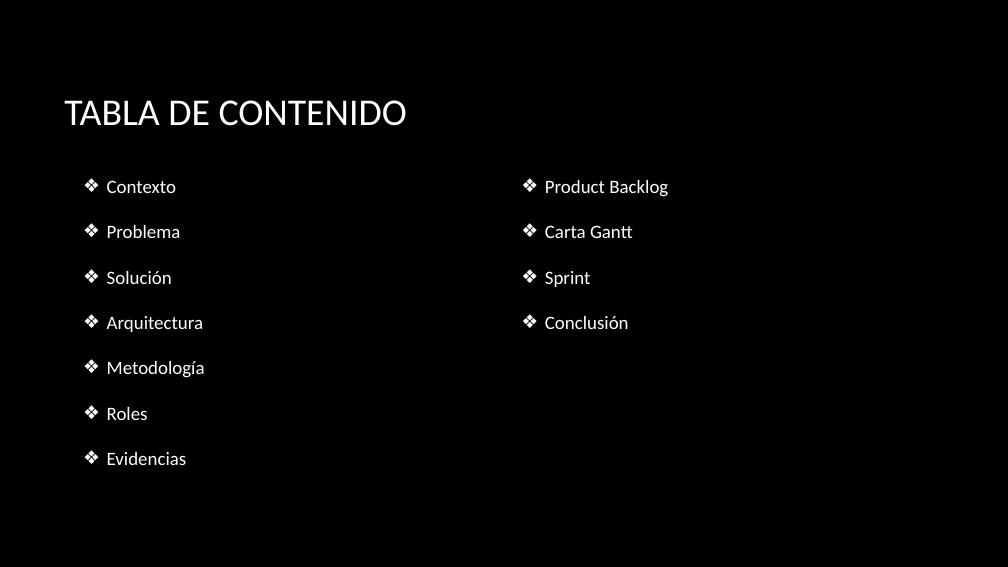
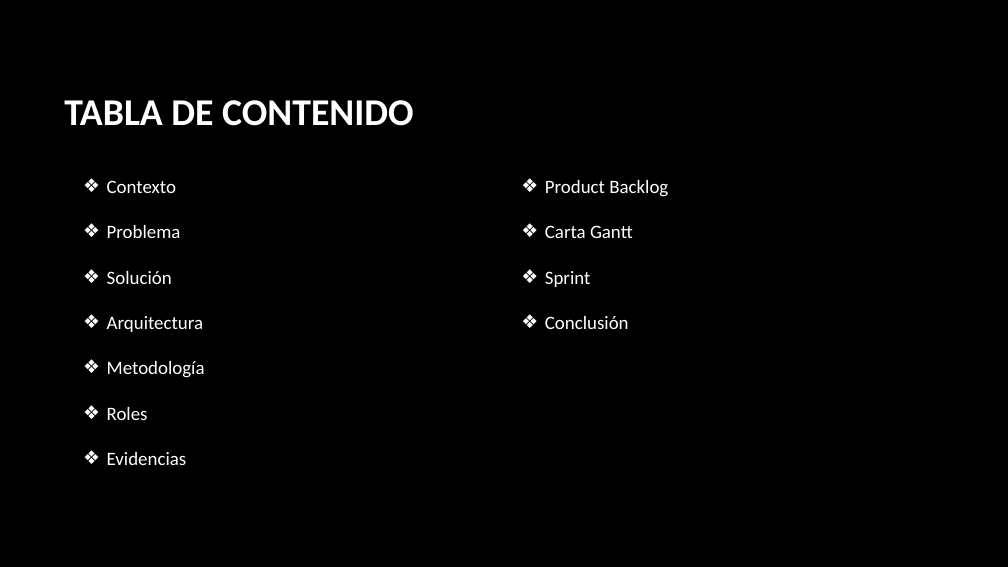
Before and after one commit to cristianvernal/NombreProyecto_Capstone24_DUOC_VM, a slide deck: slide 2 of Fase 1/Evidencias Grupales/Presentación Capstone.pptx. Drawn at 1008x567 pixels with LibreOffice and Linux fonts; fonts in the diff are those of the drawing; background and template pictures are left out. Boxes give left, top, right and bottom in pixels: in the first picture for what was removed or moved away, otherwise in the second. Text is boxed around its words. In the diff, an @@ line names an element or a change of style, - is before the commit and + after.

```diff
--- a/Fase 1/Evidencias Grupales/Presentación Capstone.pptx
+++ b/Fase 1/Evidencias Grupales/Presentación Capstone.pptx
@@ title "TABLA DE CONTENIDO" at <box>64,100,414,126</box>: bold on @@
```
Also in this commit, not shown: 1 other slide changed, 6 slides added.
